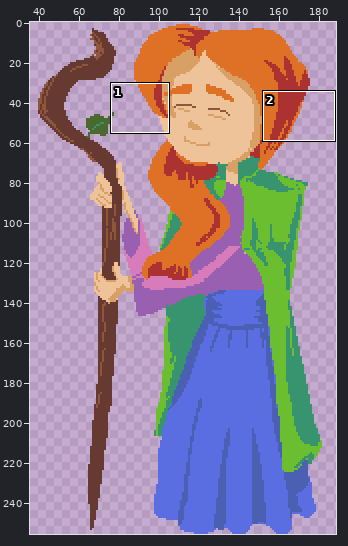
One commit to this pixel-art file: gamejam-2026/assets/sprites/npc/druid.ase. The picture above shows the old version from afar; the outline marks the close-up.
Close-up. Before:
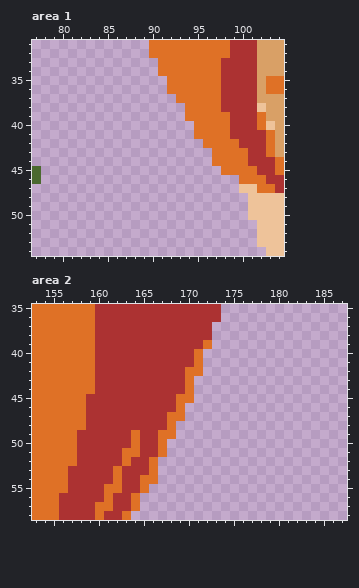
256x256 pixels, 1 frame. Shown: area 1: x 77..104, y 31..54; area 2: x 153..187, y 35..58. The wide view leaves out empty margins.
The result:
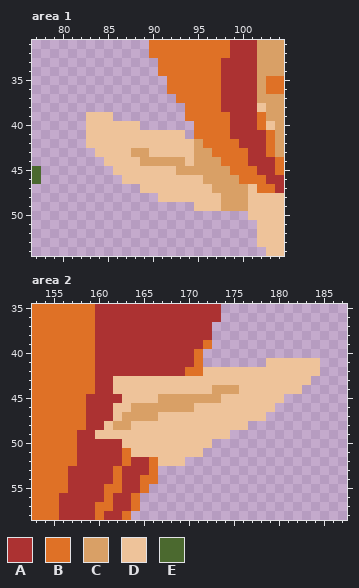
Palette (. is transparent): A #ac3232  B #df7126  C #d9a066  D #eec39a  E #4b692f
Changes in this commit:
{"where": "area 1"}
{"y":39,"x":83,"old":"...","new":"DDD"}
{"y":40,"x":83,"old":"......","new":"DDDDDD"}
{"y":41,"x":83,"old":"...........","new":"DDDDDDDDDDD"}
{"y":42,"x":83,"old":".............","new":"DDDDDDDDDDDDC"}
{"y":43,"x":84,"old":".............","new":"DDDDCCDDDDDCC"}
{"y":44,"x":85,"old":"............B","new":"DDDDCCCCCDCCC"}
{"y":45,"x":86,"old":"............B","new":"DDDDDDDCCCCCC"}
{"y":46,"x":87,"old":".............","new":"DDDDDDDDDCCCC"}
{"y":47,"x":89,"old":"...........D","new":"DDDDDDDDCCCC"}
{"y":48,"x":91,"old":"..........","new":"DDDDDDDCCC"}
{"y":49,"x":95,"old":"......","new":"DDDCCC"}
{"where": "area 2"}
{"y":41,"x":179,"old":"......","new":"DDDDDD"}
{"y":42,"x":172,"old":".............","new":"DDDDDDDDDDDDD"}
{"y":43,"x":162,"old":"AAAAAAAAB.............","new":"DDDDDDDDDDDDDDDDDDDDDD"}
{"y":44,"x":162,"old":"AAAAAAAAB............","new":"DDDDDDDDDDDCCCDDDDDDD"}
{"y":45,"x":163,"old":"AAAAAABB..........","new":"DDDDCCCCCCCDDDDDDD"}
{"y":46,"x":162,"old":"AAAAAAAB..........","new":"DDCCCCCCCDDDDDDDDD"}
{"y":47,"x":162,"old":"AAAAAABB.........","new":"DCCCCDDDDDDDDDDDD"}
{"y":48,"x":161,"old":"AAAAAAAB........","new":"DCCDDDDDDDDDDDDD"}
{"y":49,"x":160,"old":"AAAABAABB......","new":"DDDDDDDDDDDDDDD"}
{"y":50,"x":163,"old":"ABAAB.....","new":"DDDDDDDDDD"}
{"y":51,"x":164,"old":"BAAB....","new":"DDDDDDDD"}
{"y":52,"x":167,"old":"...","new":"DDD"}
{"label":"changed","picture_box":[86,112,248,211]}
{"label":"changed","picture_box":[95,358,320,466]}
